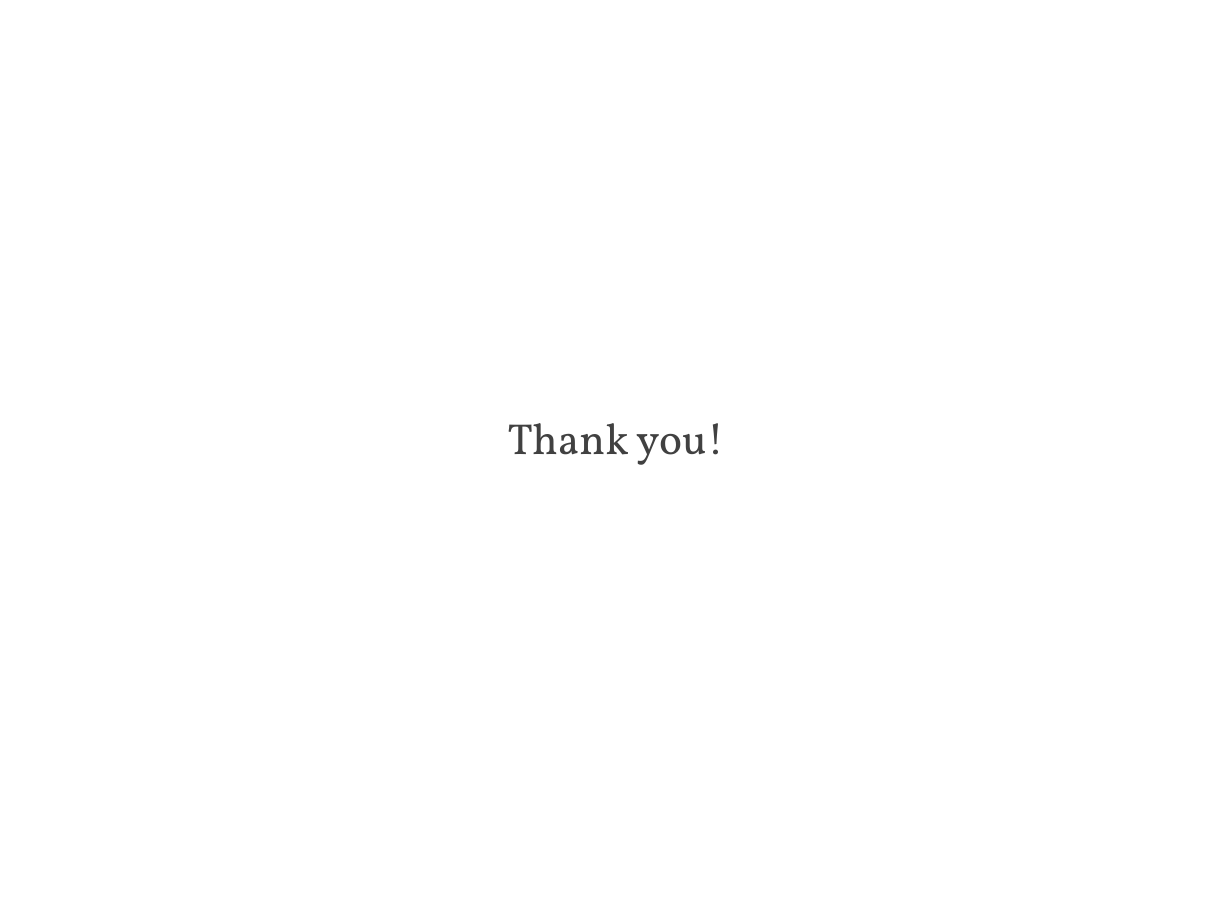
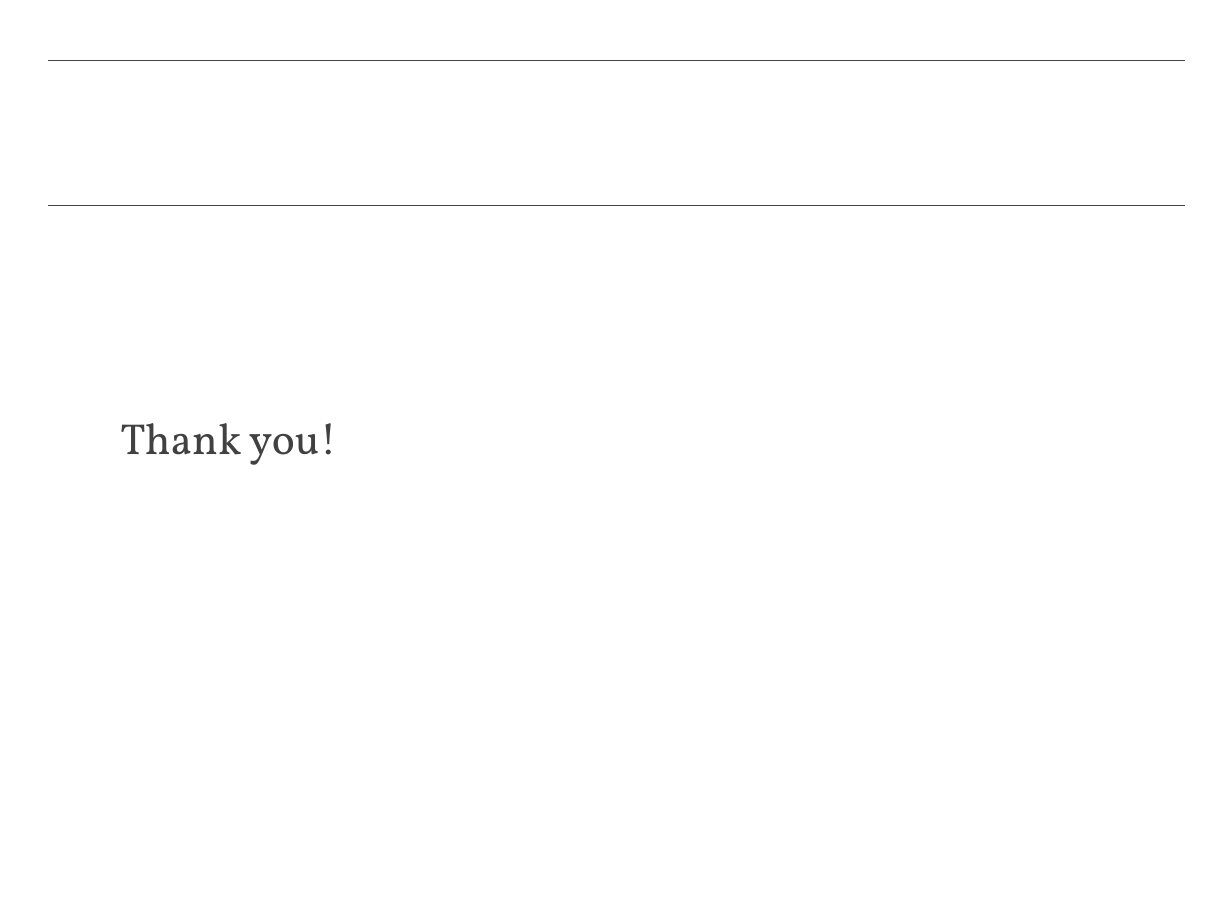
Before and after one commit to iulialexandra/evorobo, a slide deck: slide 14 of presentation_pp.pptx. Drawn at 1232x924 pixels with LibreOffice and Linux fonts; fonts in the diff are those of the drawing; background and template pictures are left out. Boxes give left, top, right and bottom in pixels: in the first picture for what was removed or moved away, otherwise in the second. Text is boxed around its words. In the diff, an @@ line names an element or a change of style, - is before the commit and + after.

```diff
--- a/presentation_pp.pptx
+++ b/presentation_pp.pptx
@@ rectangle added at (x1=49, y1=60, x2=1185, y2=60), outline #444444 0.99 pt @@
@@ rectangle added at (x1=49, y1=206, x2=1185, y2=206), outline #444444 0.99 pt @@
@@ text "Thank you!" moved from (x1=508, y1=423, x2=724, y2=465) to (x1=120, y1=423, x2=337, y2=465) @@
@@ text "Thank you!" at (x1=120, y1=423, x2=337, y2=465): alignment centre to left @@
```
Also in this commit, not shown: 14 other slides changed.
